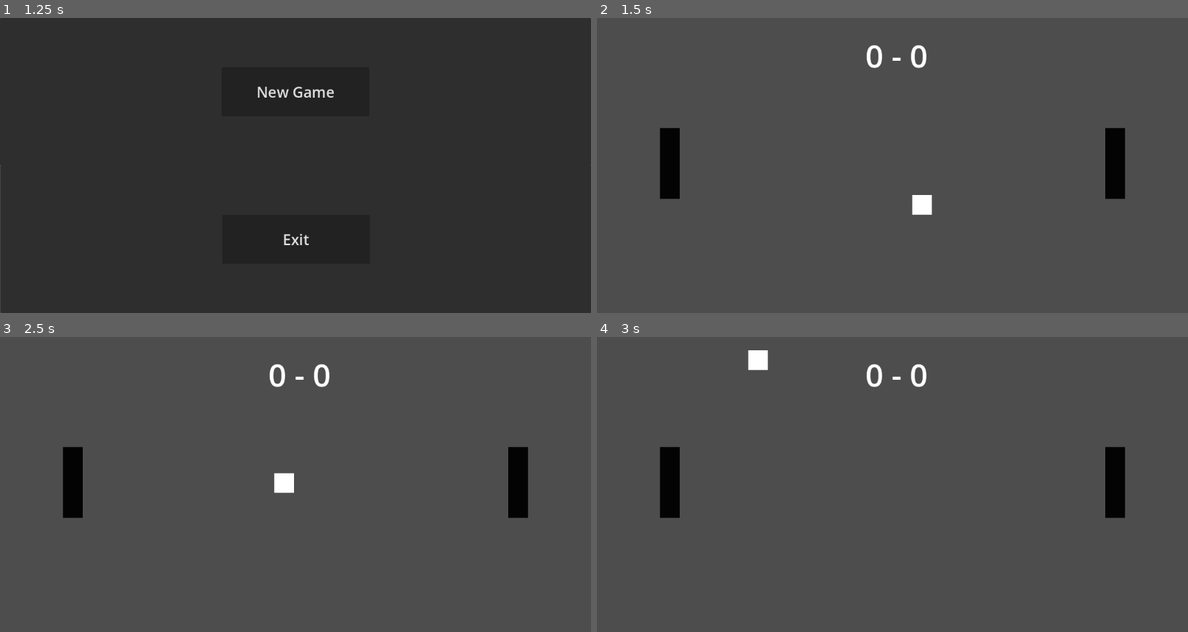
Above: before the commit, frames 1-4 (two rows, left to right).
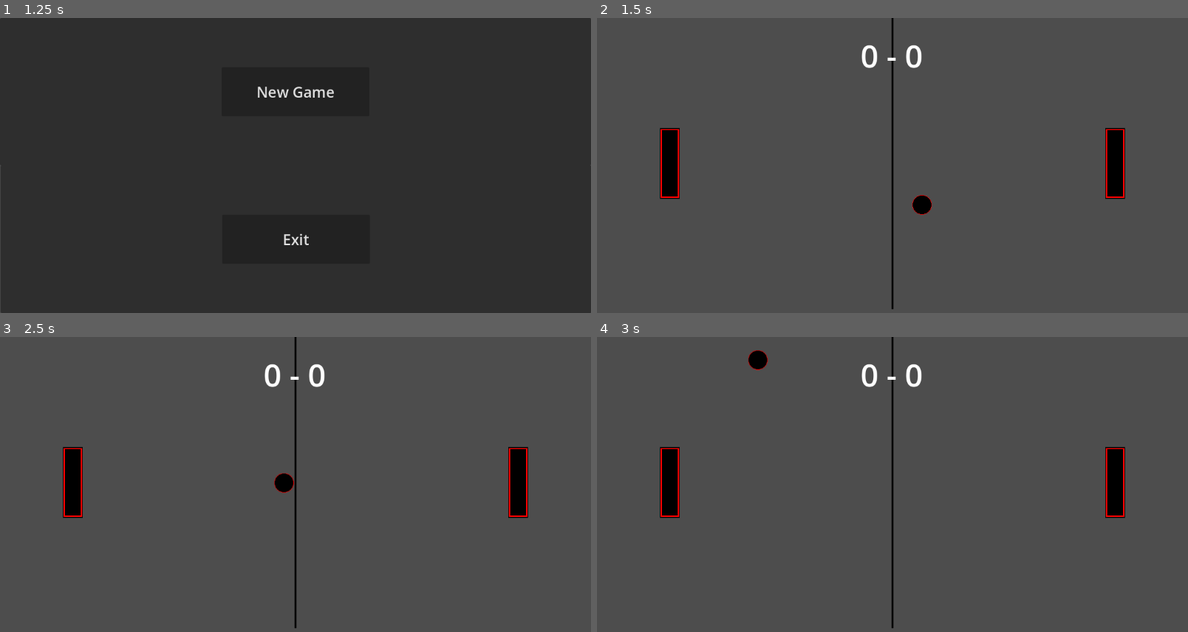
Above: after the commit, the same moments.

Repository: rastasi/pong
Game: Godot game, scene res://scenes/boot_splash/BootSplash.tscn
Same seed, same stepped clock (60 frames per second), same inputs: the game is played once before the commit and once after it.
Inputs:
- Up to frame 1 (1.25 s): tap Enter at 0.5 s
- Up to frame 2 (1.5 s): click "New Game" at 1.25 s
- Up to frame 3 (2.5 s): tap Space at 2 s
- Up to frame 4 (3 s): no input

Frame 1 is identical in both runs. In frame 2, 1.3% of the frame differs, in the area x 10-90%, y 0-99%; in frame 3, 1.3%; in frame 4, 1.3%.

Commit message:
basic texture

Diff:
--- a/scenes/playground/Playground.tscn
+++ b/scenes/playground/Playground.tscn
@@ -1,7 +1,8 @@
-[gd_scene load_steps=6 format=3 uid="uid://catrpx1vuhvou"]
+[gd_scene load_steps=7 format=3 uid="uid://catrpx1vuhvou"]
 
 [ext_resource type="Script" path="res://scenes/playground/Playground.gd" id="1_86x6h"]
 [ext_resource type="PackedScene" uid="uid://ce4mnfokb6pkn" path="res://scenes/playground/racket/Racket.tscn" id="1_ywul3"]
+[ext_resource type="Texture2D" uid="uid://cf7xqjtabmist" path="res://assets/playground.png" id="2_5bwsm"]
 
 [sub_resource type="PhysicsMaterial" id="PhysicsMaterial_v2vae"]
 friction = 0.0
@@ -23,6 +24,11 @@
 [node name="CollisionPolygon2D" type="CollisionPolygon2D" parent="Wall"]
 polygon = PackedVector2Array(0, 8, 0, 600, 1200, 600, 1200, 8, 0, 0, 0, 8, 1192, 16, 1192, 16, 1192, 592, 8, 592, 8, 16)
 one_way_collision_margin = 0.0
+
+[node name="TextureRect" type="TextureRect" parent="Wall"]
+offset_right = 40.0
+offset_bottom = 40.0
+texture = ExtResource("2_5bwsm")
 
 [node name="GoalAreaLeft" type="Area2D" parent="."]
 
@@ -59,9 +65,9 @@
 metadata/DOWN_KEY = "right_down"
 
 [node name="Score" type="Label" parent="."]
-offset_left = 544.0
+offset_left = 534.0
 offset_top = 32.0
-offset_right = 673.0
+offset_right = 663.0
 offset_bottom = 120.0
 text = "0 - 0"
 label_settings = SubResource("LabelSettings_ildlg")
--- a/scenes/playground/ball/Ball.tscn
+++ b/scenes/playground/ball/Ball.tscn
@@ -1,12 +1,13 @@
-[gd_scene load_steps=4 format=3 uid="uid://dmsd30hc2ob1w"]
+[gd_scene load_steps=5 format=3 uid="uid://dmsd30hc2ob1w"]
 
 [ext_resource type="Script" path="res://scenes/playground/ball/Ball.gd" id="1_vsr7q"]
+[ext_resource type="Texture2D" uid="uid://8gw5knpb4bx6" path="res://assets/ball.png" id="2_efxb4"]
 
 [sub_resource type="PhysicsMaterial" id="PhysicsMaterial_h7mi1"]
 friction = 0.0
 
-[sub_resource type="RectangleShape2D" id="RectangleShape2D_bdxrg"]
-size = Vector2(32, 32)
+[sub_resource type="CircleShape2D" id="CircleShape2D_8ps5q"]
+radius = 20.0
 
 [node name="Ball" type="RigidBody2D"]
 mass = 0.01
@@ -20,12 +21,13 @@
 linear_damp_mode = 1
 script = ExtResource("1_vsr7q")
 
-[node name="ColorRect" type="ColorRect" parent="."]
+[node name="CollisionShape2D" type="CollisionShape2D" parent="."]
+position = Vector2(20, 20)
+shape = SubResource("CircleShape2D_8ps5q")
+
+[node name="TextureRect" type="TextureRect" parent="."]
 offset_right = 40.0
 offset_bottom = 40.0
-
-[node name="CollisionShape2D" type="CollisionShape2D" parent="."]
-position = Vector2(20, 20)
-shape = SubResource("RectangleShape2D_bdxrg")
+texture = ExtResource("2_efxb4")
 
 [connection signal="body_entered" from="." to="." method="_on_body_entered"]
--- a/scenes/playground/racket/Racket.gd
+++ b/scenes/playground/racket/Racket.gd
@@ -1,7 +1,7 @@
 extends RigidBody2D
 
 
-const SPEED = 500.0
+const SPEED = 800.0
 
 func _physics_process(delta):
 	if Input.is_action_pressed(get_meta("UP_KEY")):
--- a/scenes/playground/racket/Racket.tscn
+++ b/scenes/playground/racket/Racket.tscn
@@ -1,6 +1,7 @@
-[gd_scene load_steps=4 format=3 uid="uid://ce4mnfokb6pkn"]
+[gd_scene load_steps=5 format=3 uid="uid://ce4mnfokb6pkn"]
 
 [ext_resource type="Script" path="res://scenes/playground/racket/Racket.gd" id="1_gclos"]
+[ext_resource type="Texture2D" uid="uid://cc71lbhjc1wl5" path="res://assets/racket.png" id="2_7620b"]
 
 [sub_resource type="PhysicsMaterial" id="PhysicsMaterial_lq6ot"]
 friction = 0.0
@@ -19,7 +20,7 @@
 position = Vector2(20, 72)
 shape = SubResource("RectangleShape2D_ehve4")
 
-[node name="ColorRect" type="ColorRect" parent="."]
+[node name="TextureRect" type="TextureRect" parent="."]
 offset_right = 40.0
 offset_bottom = 144.0
-color = Color(0.0117647, 0.0117647, 0.0117647, 1)
+texture = ExtResource("2_7620b")
Binary file added: assets/ball.png
Not shown, added: assets/ball.png.import
Binary file added: assets/playground.png
Not shown, added: assets/playground.png.import
Binary file added: assets/racket.png
Not shown, added: assets/racket.png.import
Not shown, added: assets/ball.pxo
Not shown, added: assets/playground.pxo
Not shown, added: assets/racket.pxo
